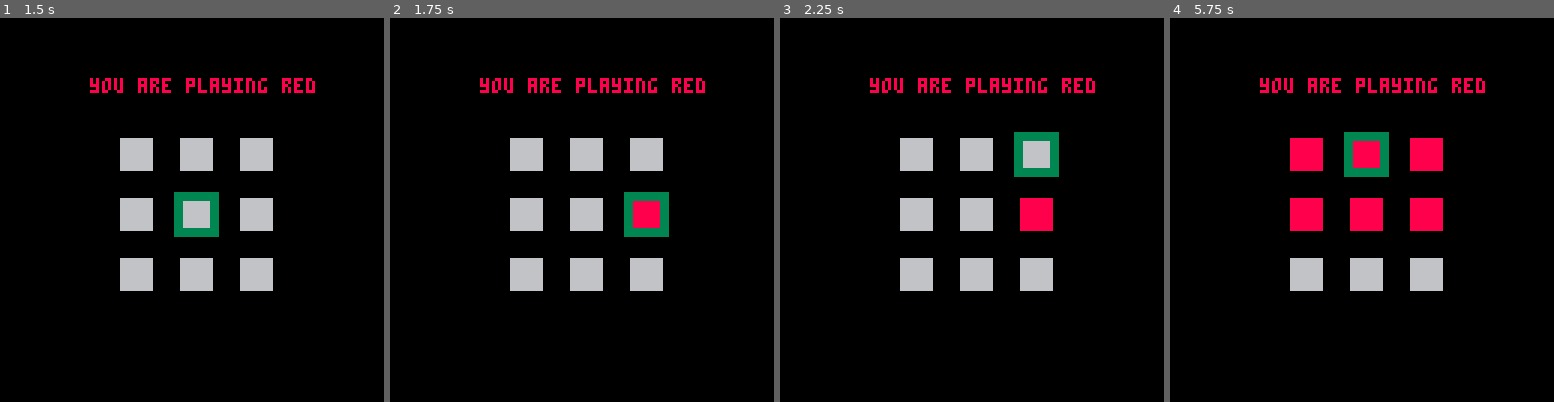
Above: before the commit, frames 1-4 (left to right).
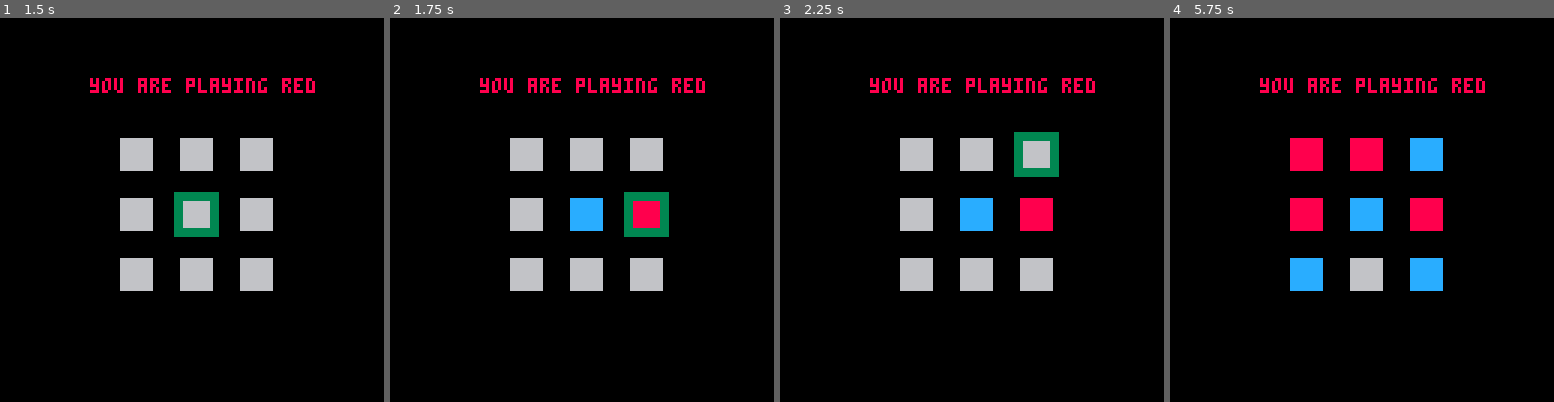
Above: after the commit, the same moments.

Repository: shinkarom/p8-ttt
Game: PICO-8 cartridge ttt.p8
Two runs of this game, one before a commit and one after it. Both use one fixed random seed, a clock stepped at 60 frames per second and the inputs below.
Inputs:
- Up to frame 1 (1.5 s): tap O (Z key) at 0.7 s
- Up to frame 2 (1.75 s): hold Right from 1.6 s (still down); tap O (Z key) at 1.7 s
- Up to frame 3 (2.25 s): release Right at 2.1 s; tap O (Z key) at 2.1 s; hold Up from 2.15 s (still down)
- Up to frame 4 (5.75 s): release Up at 2.42 s; hold Right 2.47-3.03 s; tap O (Z key) every 0.4 s from 2.5 to 5.7 s; hold Left 3.08-3.58 s; hold Down 3.63-3.97 s; hold Right 4.02-4.68 s; hold Up 4.73-5.03 s; hold Left 5.08-5.68 s; hold Down from 5.73 s (still down)

Frame 1 is identical in both runs. In frame 2, 0.7% of the frame differs, in the area x 46-56%, y 46-56%; in frame 3, 0.7%; in frame 4, 3.8%, in the area x 31-72%, y 29-72%.

Commit message:
Winner check

Diff:
--- a/ttt.p8
+++ b/ttt.p8
@@ -55,11 +55,15 @@
   elseif btnp(➡️) then
    cursor_x = (cursor_x+1)%3
   elseif btnp(🅾️) then
-   if grid[xy(cursor_x, cursor_y)]==empty then
+   if can_move() then
     make_move(xy(cursor_x, cursor_y))
    end
   end
  end
+end
+
+function can_move()
+ return grid[xy(cursor_x, cursor_y)]==empty
 end
 
 function draw_grid()
@@ -119,7 +123,9 @@
 function game_draw()
  cls()
  draw_grid()
- draw_cursor()
+ if winner==empty then
+  draw_cursor()
+ end
  draw_player()
 end
 -->8
@@ -148,8 +154,8 @@
 
 function make_move(coord)
  grid[coord] = player_to_move
- check_winner()
- if winner!=empty then
+ winner=check_winner()
+ if winner==empty then
   next_player()
   if player_to_move == ai_player then
    make_move(select_ai_move())
@@ -158,7 +164,25 @@
 end
 
 function check_winner()
- winner=empty
+ local empties=get_empties()
+ if #empties==0 then return draw end
+ local threes={{1,2,3},{4,5,6},
+  {7,8,9},{1,4,7},{2,5,8},{3,6,9},
+  {1,5,9},{3,5,7}}
+ for i=1,#threes do
+  local t=threes[i]
+  local w=check_three(t[1],t[2],t[3])
+  if w!=empty then return w end
+ end
+ return empty
+end
+
+function check_three(x,y,z)
+ if grid[x]!=empty and grid[x]==grid[y] and grid[x]==grid[z] then
+  return grid[x]
+ else
+  return empty
+ end
 end
 
 function next_player()
